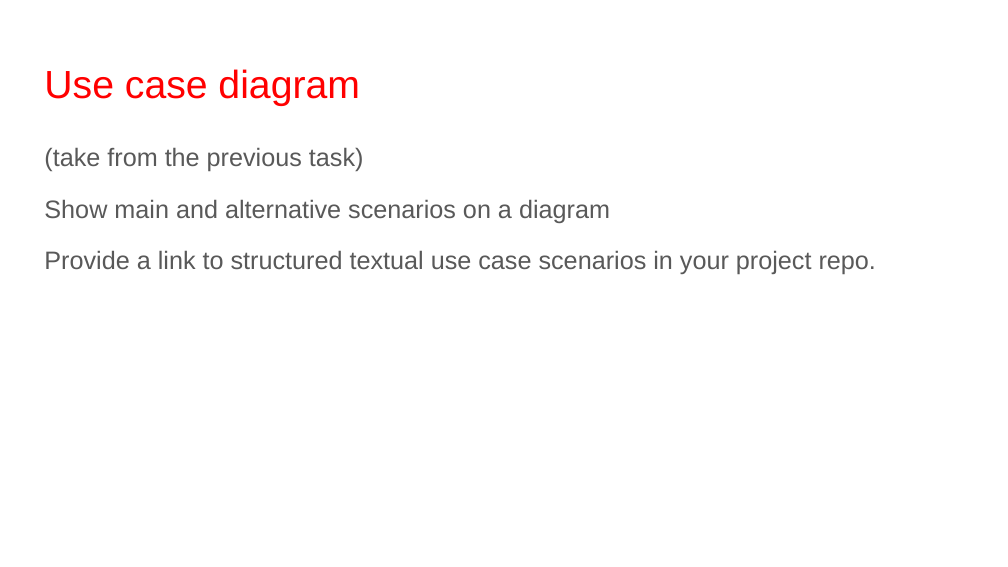
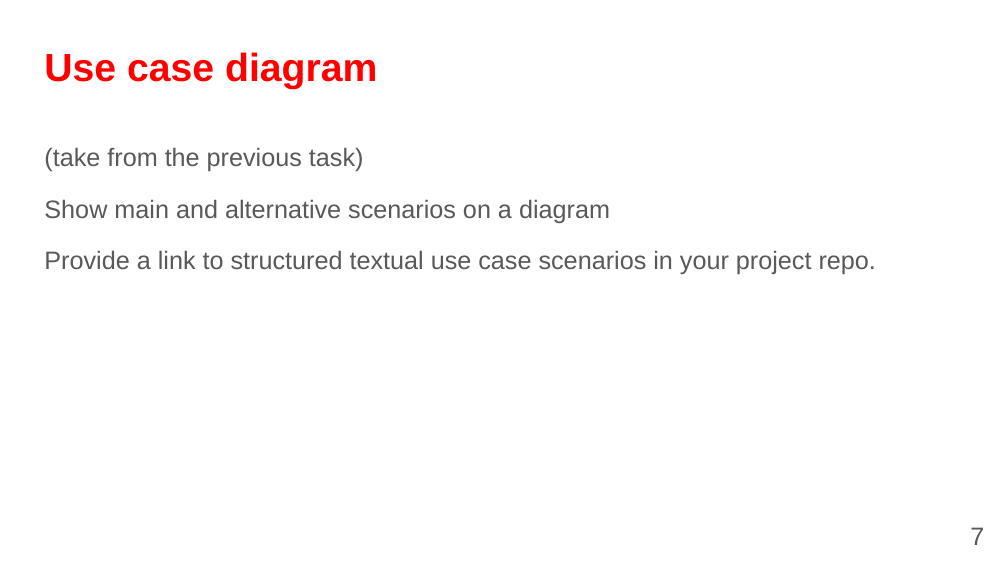
Before and after one commit to fanglores/Advanced-Software-Design, a slide deck: slide 7 of Practice Tasks/Final_Task/K8C_FinalTask1_(Task7).pptx. Drawn at 1008x567 pixels with LibreOffice and Linux fonts; fonts in the diff are those of the drawing. Boxes give left, top, right and bottom in pixels: in the first picture for what was removed or moved away, otherwise in the second. Text is boxed around its words. In the diff, an @@ line names an element or a change of style, - is before the commit and + after.

```diff
--- a/Practice Tasks/Final_Task/K8C_FinalTask1_(Task7).pptx
+++ b/Practice Tasks/Final_Task/K8C_FinalTask1_(Task7).pptx
@@ title "Use case diagram": place and size @@
-title "Use case diagram" at (44,69,360,106)
+title "Use case diagram" at (44,52,377,89)
@@ title "Use case diagram" at (44,52,377,89): bold on @@
@@ page number added at (970,527,984,545), 18 pt, text #595959 @@
+7
```
Also in this commit, not shown: 10 other slides changed, 3 slides added, 2 slides removed, 1 other file.
